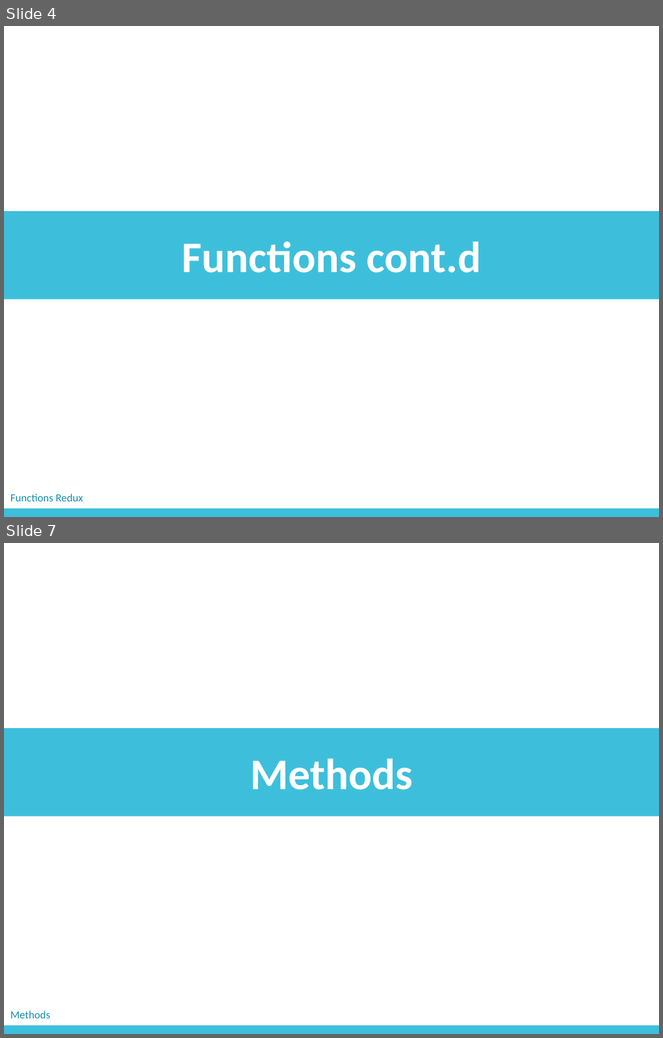
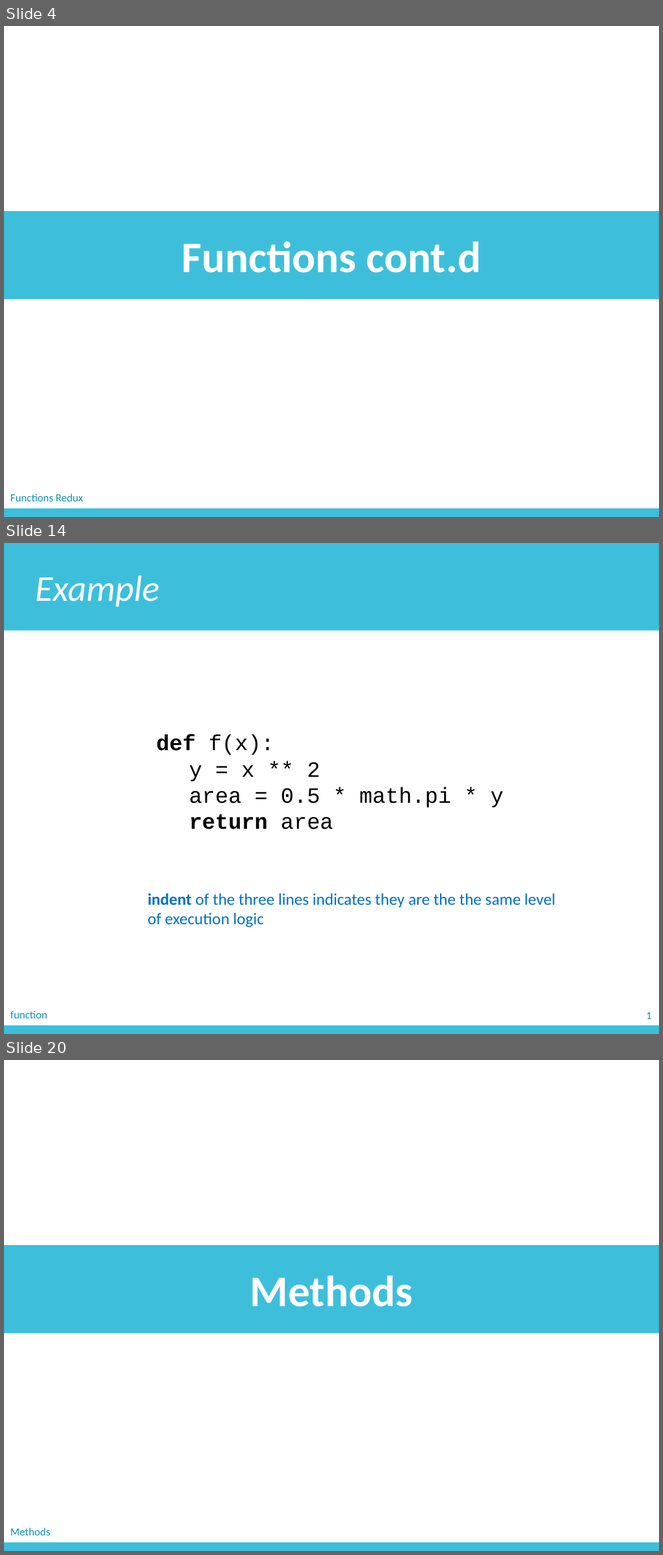
Before and after one commit to zichengliao/zuics101-fa17, a slide deck: lectures/lec05/lec05.pptx. Shown one above the other, each under a label of ours: slides 4 and 7 before the commit, slides 4, 14 and 20 after it; the slides between them are not shown. The pictures are 663x1038 and 663x1555 pixels, drawn with LibreOffice and Linux fonts; fonts in the diff are those of the drawing. Boxes give left, top, right and bottom in pixels: in the first picture for what was removed or moved away, otherwise in the second. Text is boxed around its words. In the diff, an @@ line names an element or a change of style, - is before the commit and + after.

```diff
--- a/lectures/lec05/lec05.pptx
+++ b/lectures/lec05/lec05.pptx
@@ slide 14 added at (x1=4, y1=543, x2=659, y2=1034), background #FFFFFF @@
@@ rectangle added at (x1=4, y1=543, x2=659, y2=630), fill #3DBFDB, 40 pt, text #FFFFFF, italic @@
+Example
@@ text added at (x1=156, y1=735, x2=504, y2=830), 24 pt, text #000000 @@
+def f(x):
+y = x ** 2
+area = 0.5 * math.pi * y
+return area
@@ text added at (x1=148, y1=893, x2=556, y2=928), 18 pt, text #0070C0 @@
+indent of the three lines indicates they are the the same level of execution logic
@@ rectangle added at (x1=4, y1=1026, x2=659, y2=1034), fill #3DBFDB @@
@@ text added at (x1=10, y1=1011, x2=48, y2=1019), 12 pt, text #118EB0 @@
+function
@@ text added at (x1=646, y1=1012, x2=651, y2=1019), 12 pt, text #118EB0 @@
+1
@@ what was slide 7 is now slide 20 @@
```
Also in this commit, not shown: 2 slides changed, 12 other slides added, 4 other files.
